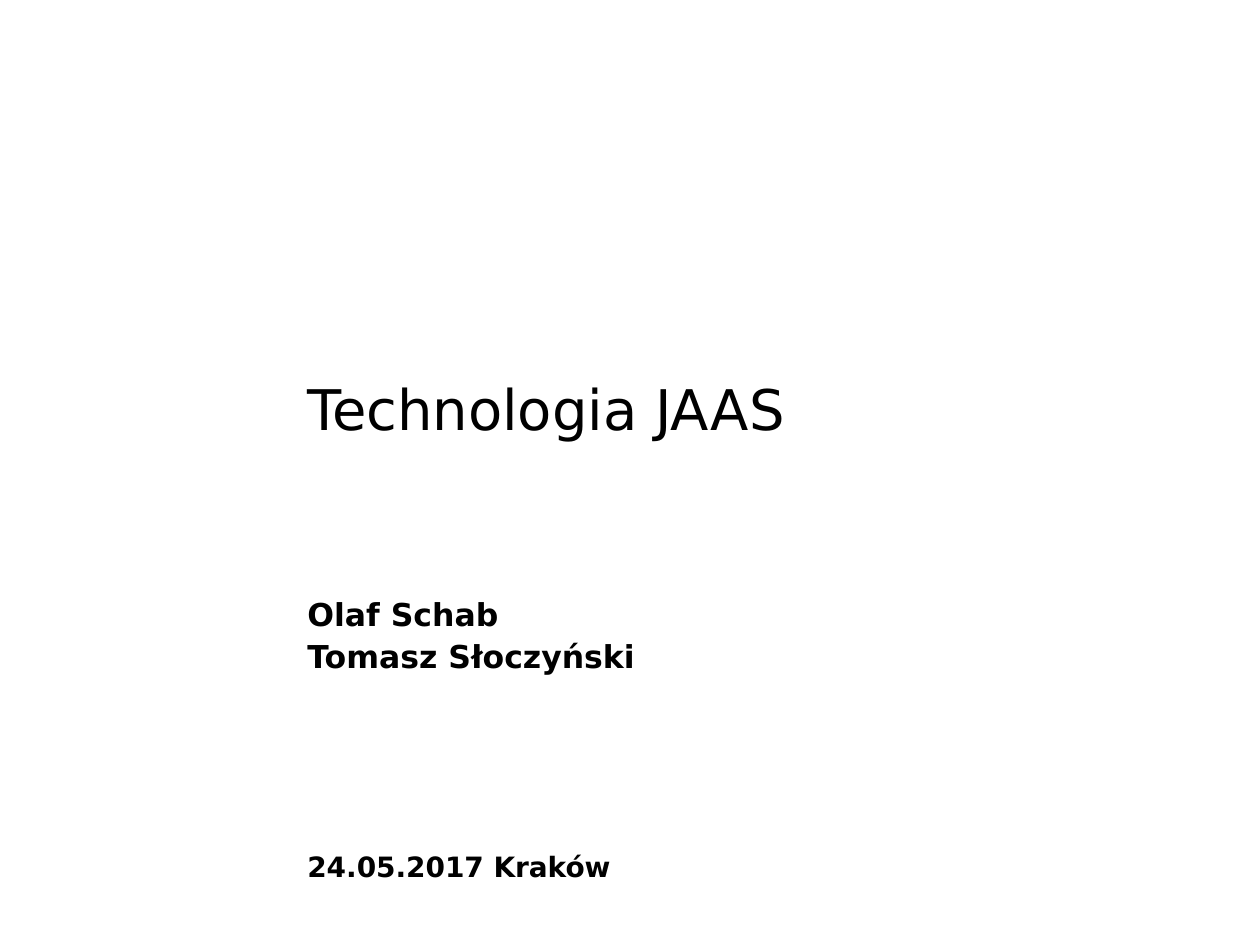
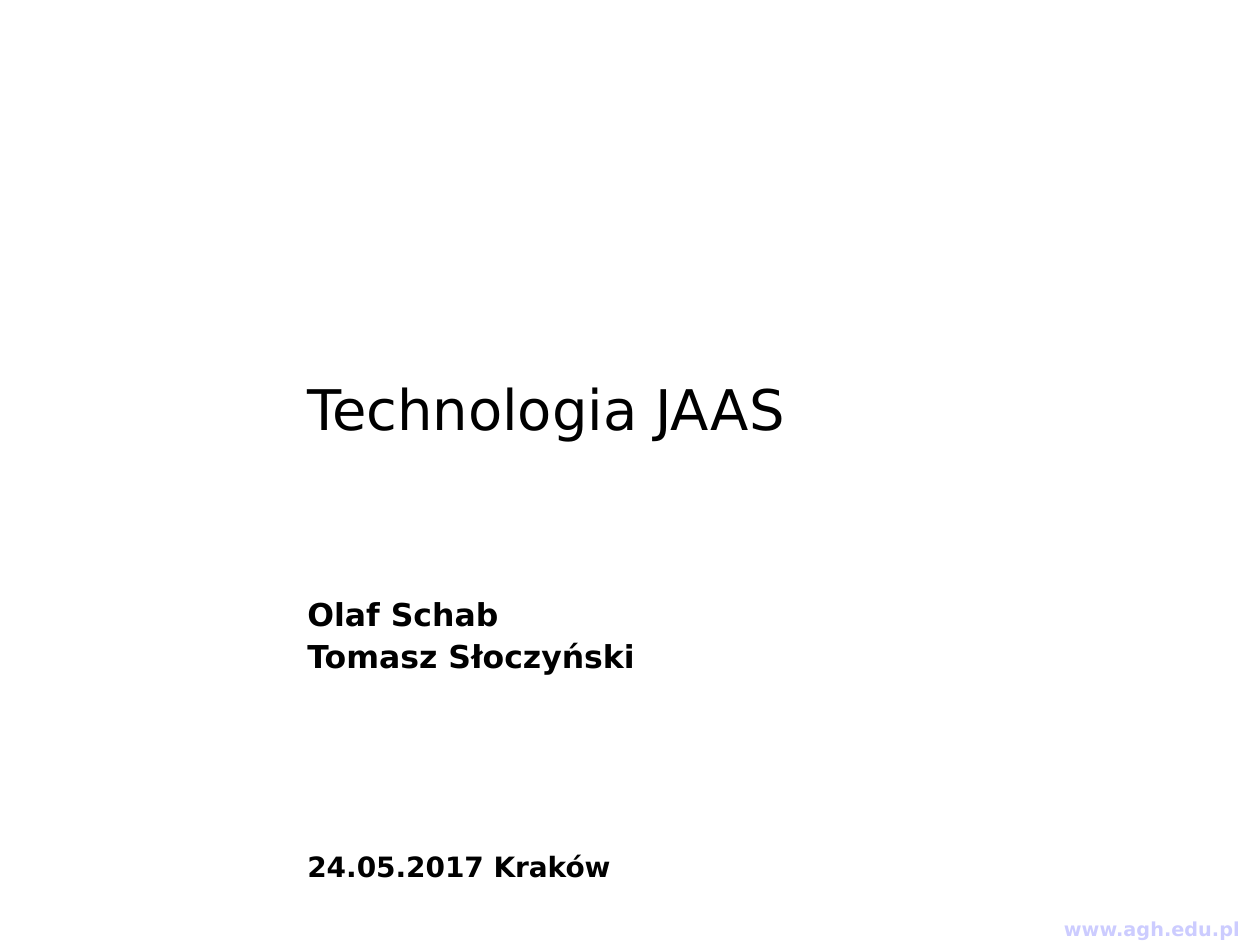
Before and after one commit to Sharku94/ZTI_JAAS, a slide deck: slide 1 of prezentacja/JAAS.ppt. Drawn at 1260x945 pixels with LibreOffice and Linux fonts; fonts in the diff are those of the drawing; background and template pictures are left out. Boxes give left, top, right and bottom in pixels: in the first picture for what was removed or moved away, otherwise in the second. Text is boxed around its words. In the diff, an @@ line names an element or a change of style, - is before the commit and + after.

```diff
--- a/prezentacja/JAAS.ppt
+++ b/prezentacja/JAAS.ppt
@@ text "www.agh.edu.pl" at box(1064, 922, 1240, 940): text colour #FFFFFF to #CCCCFF @@
```
Also in this commit, not shown: 3 other slides changed.
